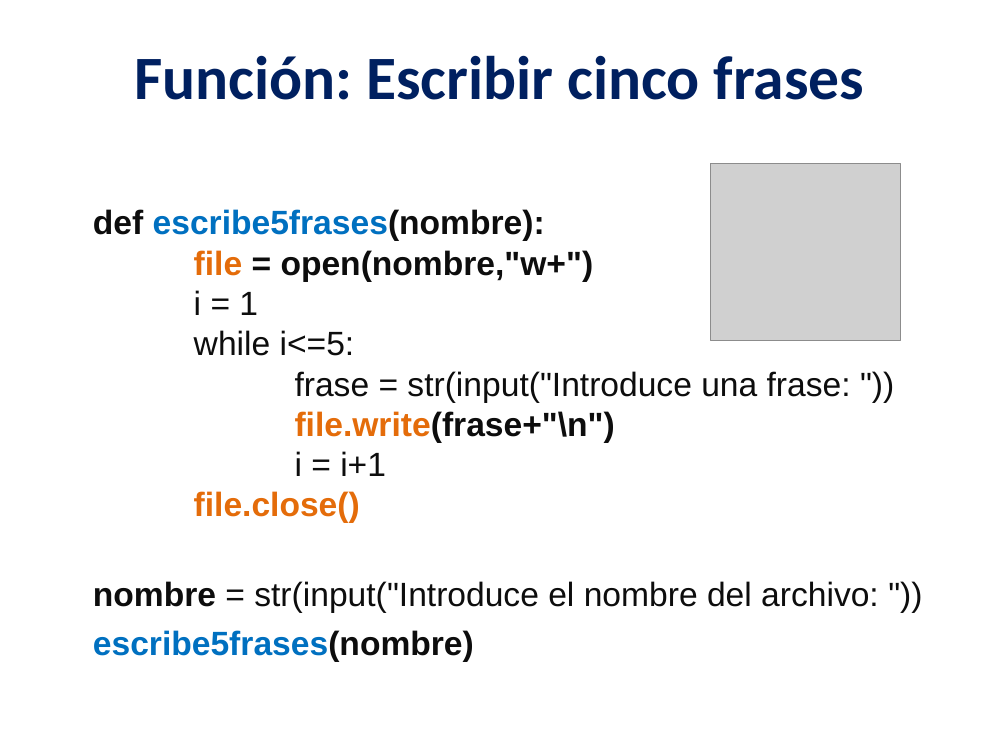
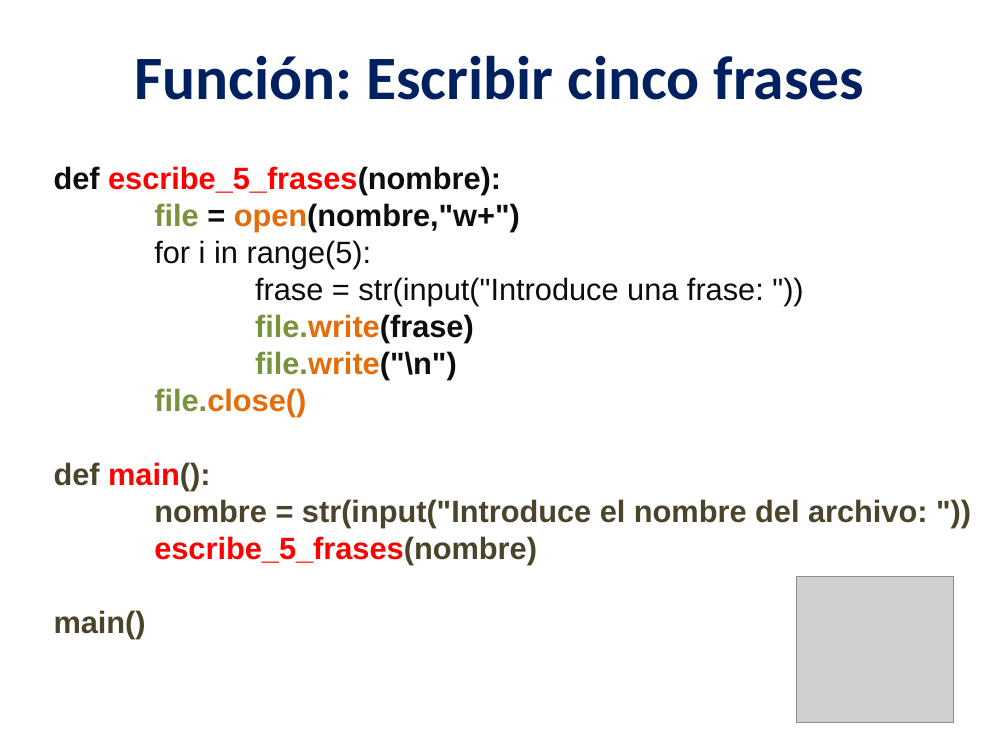
Before and after one commit to lizetheP/PensamientoC, a slide deck: slide 20 of CalendarioAgo20L/presentaciones/12_Archivos.pptx (slide 23 before the commit). Drawn at 1008x756 pixels with LibreOffice and Linux fonts; fonts in the diff are those of the drawing; grey boxes stand for pictures. Boxes give left, top, right and bottom in pixels: in the first picture for what was removed or moved away, otherwise in the second. Text is boxed around its words. In the diff, an @@ line names an element or a change of style, - is before the commit and + after.

```diff
--- a/CalendarioAgo20L/presentaciones/12_Archivos.pptx
+++ b/CalendarioAgo20L/presentaciones/12_Archivos.pptx
@@ text "def escribe_5_frases(nombre):": place and size @@
-text "def escribe_5_frases(nombre):" at [93,209,879,662]
+text "def escribe_5_frases(nombre):" at [54,166,928,638]
@@ text at [54,166,501,195]: text changed; size 24 to 22 pt; text colour #0070C0 to #FF0000 @@
-def escribe5frases(nombre):
+def escribe_5_frases(nombre):
@@ text at [154,203,928,528]: size 24 to 22 pt in "file = open(nombre,"w+")", "frase = str(input("Introduce una frase: "))", "file.close()", "nombre = str(input("Introduce el nombre del archivo: ..."; text colour #E46C0A to #77933C in "file", "file.close()"; text colour #0D0D0D to #E46C0A in "open(nombre,"w+")"; text colour #0D0D0D to #4A452A in "nombre = str(input("Introduce el nombre del archivo: ..."; bold on in "= str(input("Introduce el nombre del archivo: "))"; line spacing 35pt to 1 @@
@@ text at [154,240,372,269]: text changed; size 24 to 22 pt @@
-i = 1
-while i<=5:
+for i in range(5):
@@ text at [255,314,474,380]: text changed; size 24 to 22 pt @@
-file.write(frase+"\n")
-i = i+1
+file.write(frase)
+file.write("\n")
@@ text at [54,462,210,491]: paragraph added @@
+def main():
@@ text at [54,536,537,638]: text changed; size 24 to 22 pt; text colour #0070C0 to #FF0000 @@
-escribe5frases(nombre)
+escribe_5_frases(nombre)
+main()
@@ picture: place and size @@
-picture at [711,163,901,340]
+picture at [796,577,954,723]
```
Also in this commit, not shown: 15 other slides changed, 3 slides removed, 2 other files.
